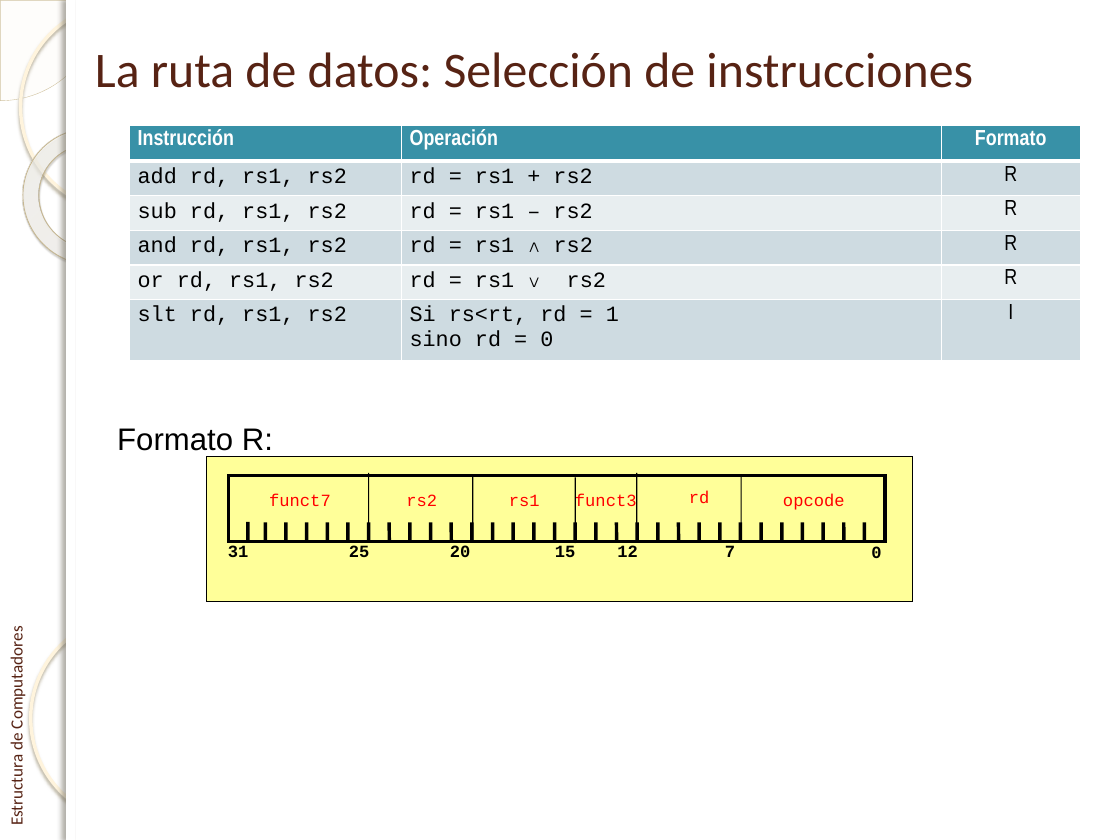
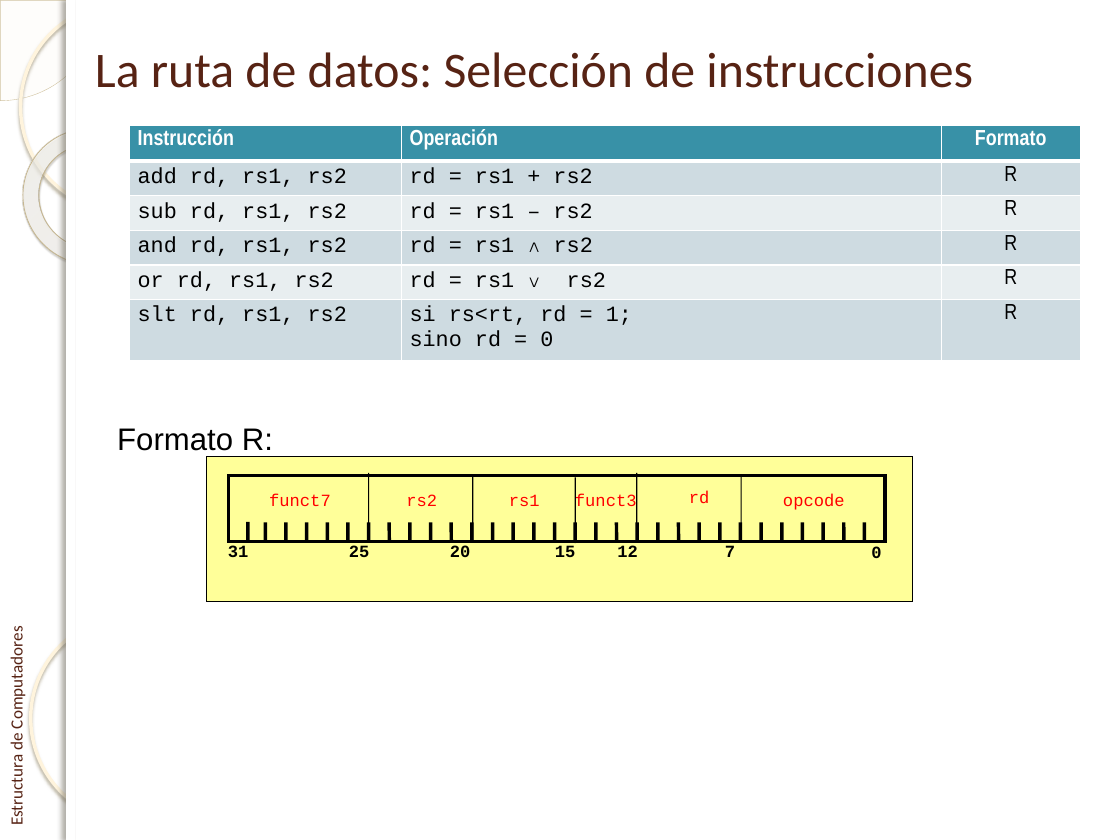
Before and after one commit to enriquesquintana/ETC, a slide deck: slide 44 of ETC_RISCV/Teoría/Tema 1. El procesador_RISCV.pptx. Drawn at 1120x840 pixels with LibreOffice and Linux fonts; fonts in the diff are those of the drawing; background and template pictures are left out. Boxes give left, top, right and bottom in pixels: in the first picture for what was removed or moved away, otherwise in the second. Text is boxed around its words. In the diff, an @@ line names an element or a change of style, - is before the commit and + after.

```diff
--- a/ETC_RISCV/Teoría/Tema 1. El procesador_RISCV.pptx
+++ b/ETC_RISCV/Teoría/Tema 1. El procesador_RISCV.pptx
@@ table at (129,125,1080,361) @@
-row 6, column 2: Si rs<rt, rd = 1 / sino rd = 0
+row 6, column 2: si rs<rt, rd = 1; / sino rd = 0
-row 6, column 3: I
+row 6, column 3: R
```
Also in this commit, not shown: 21 other slides changed.
